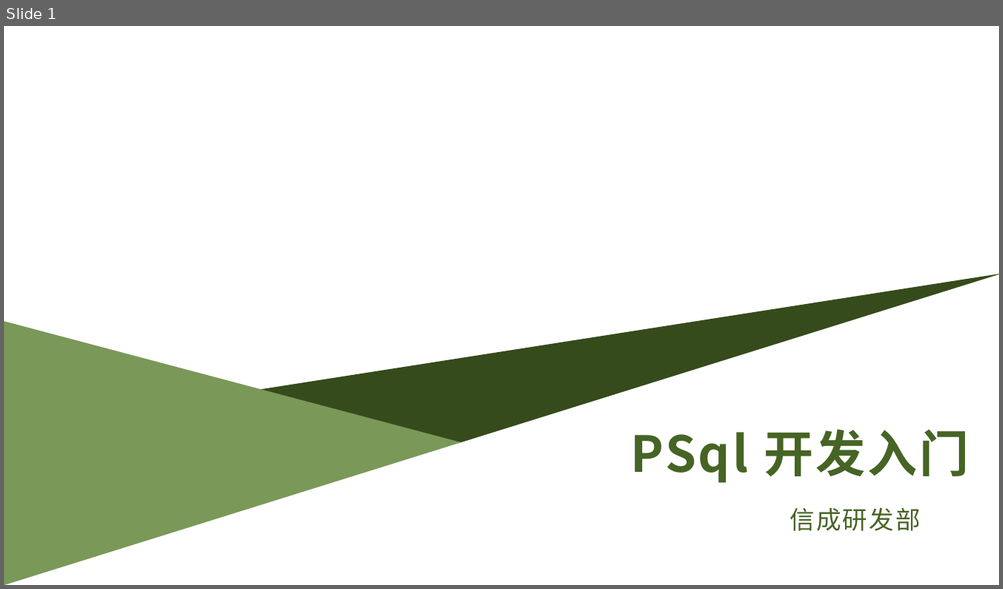
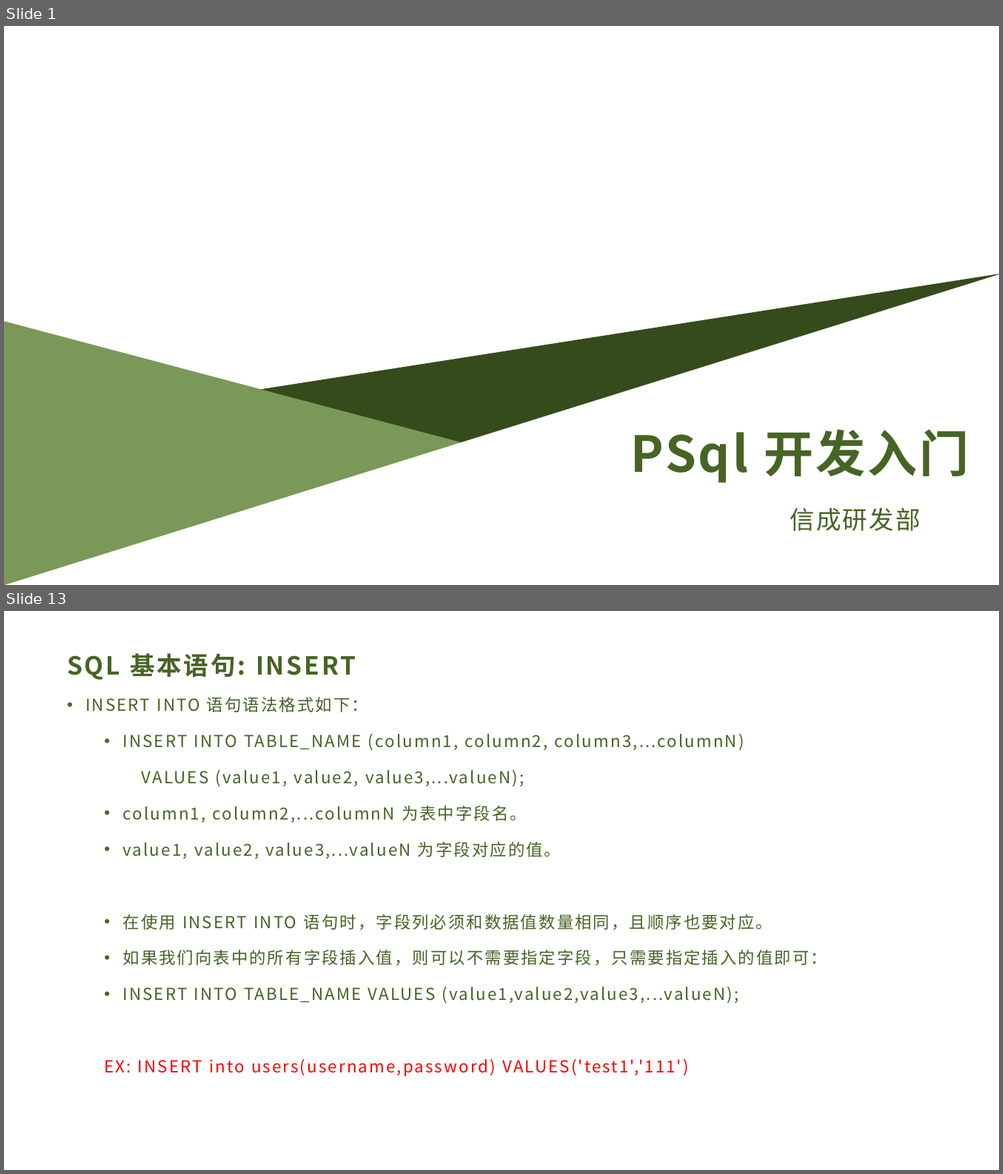
Before and after one commit to dyg540/cpp-study-2020, a slide deck: PSql入门.pptx. Shown one above the other, each under a label of ours: slide 1 before the commit, slides 1 and 13 after it; the slides between them are not shown. The pictures are 1003x589 and 1003x1174 pixels, drawn with LibreOffice and Linux fonts; fonts in the diff are those of the drawing; background and template pictures are left out. Boxes give left, top, right and bottom in pixels: in the first picture for what was removed or moved away, otherwise in the second. Text is boxed around its words. In the diff, an @@ line names an element or a change of style, - is before the commit and + after.

```diff
--- a/PSql入门.pptx
+++ b/PSql入门.pptx
@@ slide 13 added at (4,611,999,1170), background #FFFFFF @@
@@ title added at (67,653,356,680), 24 pt, text #466424, bold @@
+SQL 基本语句: INSERT
@@ text added at (85,697,827,1076), 16 pt, text #466424 @@
+• INSERT INTO 语句语法格式如下：
+  • INSERT INTO TABLE_NAME (column1, column2, column3,...columnN)
+    VALUES (value1, value2, value3,...valueN);
+  • column1, column2,...columnN 为表中字段名。
+  • value1, value2, value3,...valueN 为字段对应的值。
+  • 在使用 INSERT INTO 语句时，字段列必须和数据值数量相同，且顺序也要对应。
+  • 如果我们向表中的所有字段插入值，则可以不需要指定字段，只需要指定插入的值即可：
+  • INSERT INTO TABLE_NAME VALUES (value1,value2,value3,...valueN);
+  EX: INSERT into users(username,password) VALUES('test1','111')
```
Also in this commit, not shown: 1 slide changed, 15 other slides added, 1 slide removed, 3 other files.
